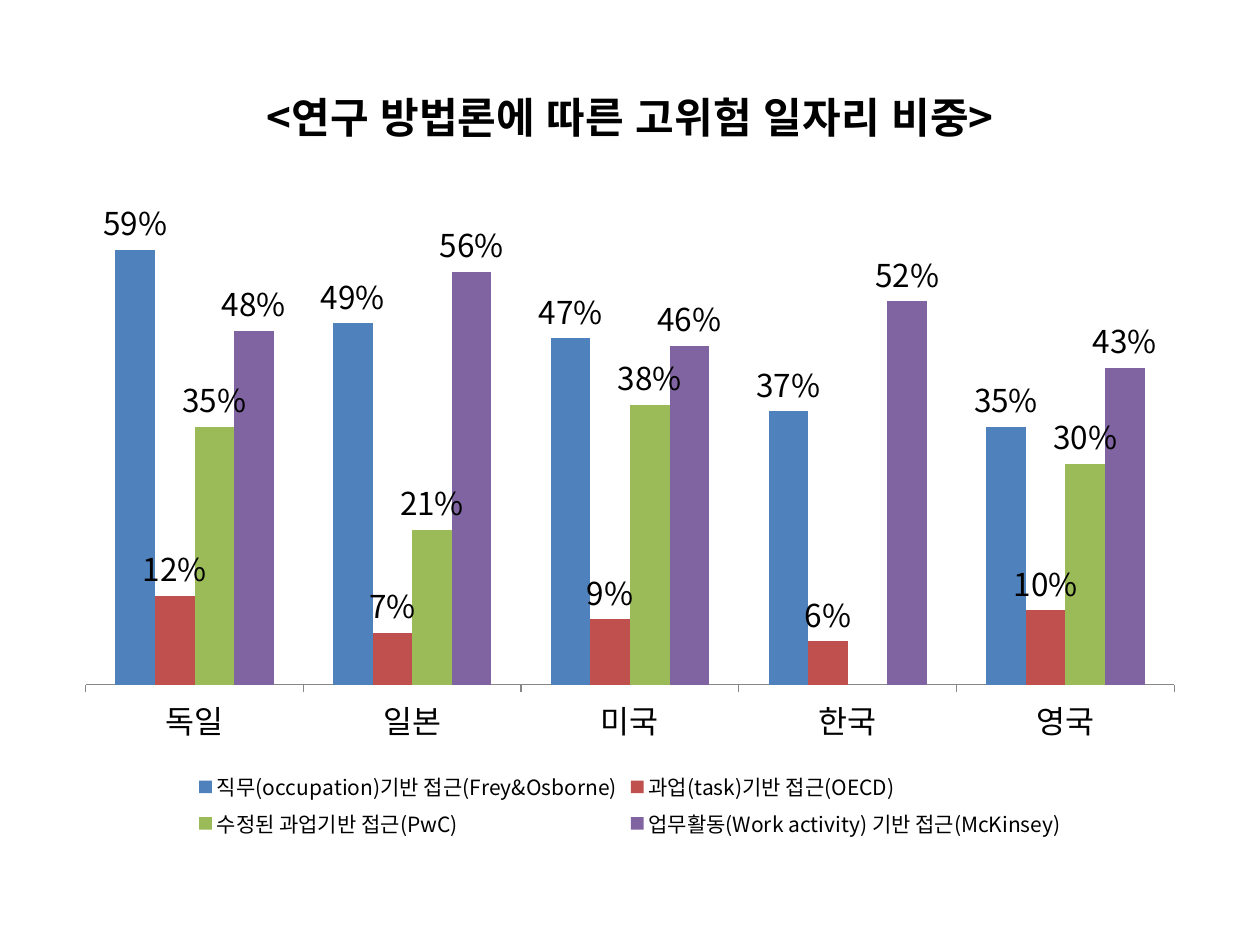
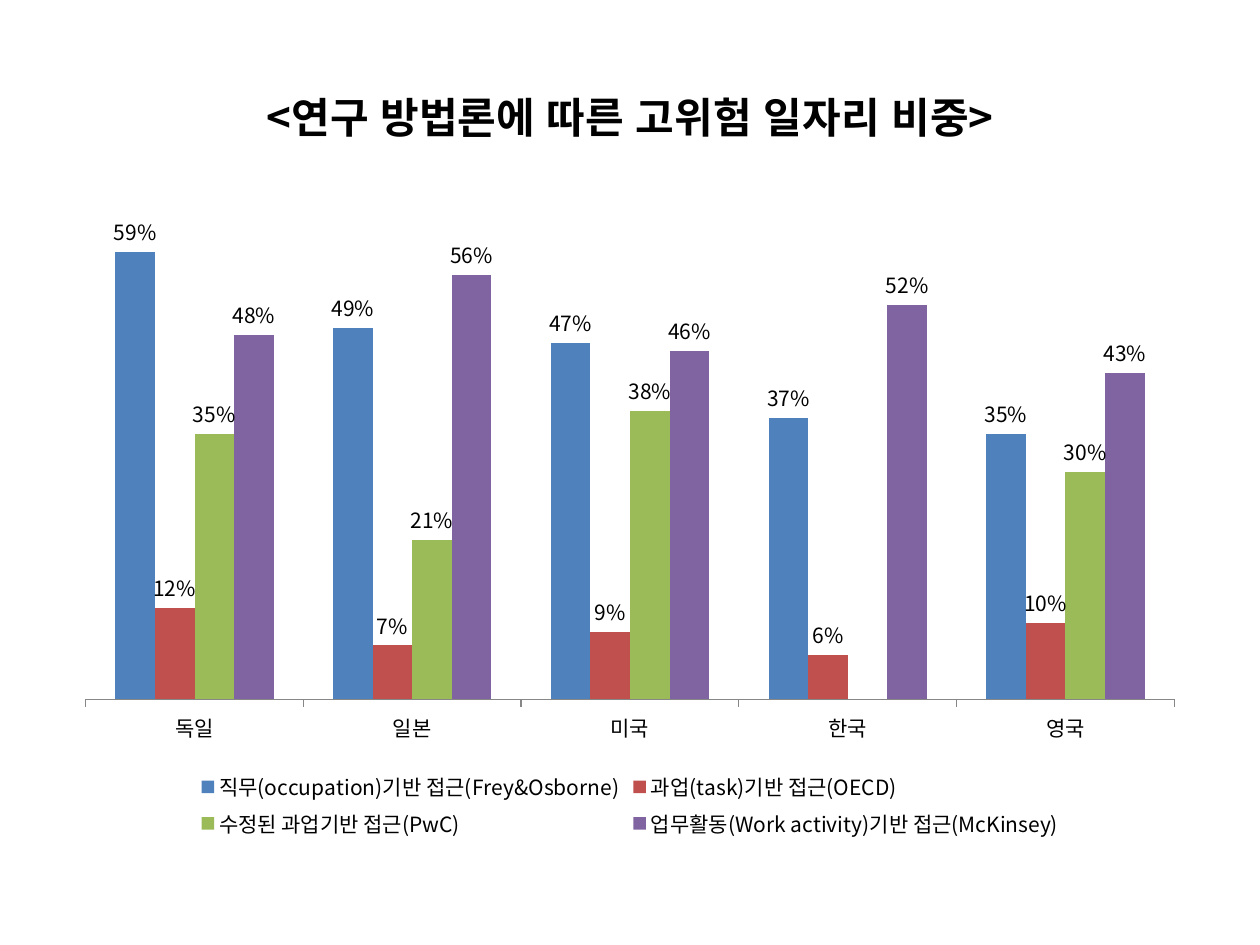
Before and after one commit to externalbrainlab/externalbrainlab.github.io, a slide deck: slide 3 of ppt/차트.pptx (slide 6 before the commit). Drawn at 1260x945 pixels with LibreOffice and Linux fonts; fonts in the diff are those of the drawing. Boxes give left, top, right and bottom in pixels: in the first picture for what was removed or moved away, otherwise in the second. Text is boxed around its words. In the diff, an @@ line names an element or a change of style, - is before the commit and + after.

```diff
--- a/ppt/차트.pptx
+++ b/ppt/차트.pptx
@@ column chart at (63,155,1197,844) @@
-업무활동(Work activity) 기반 접근(McKinsey): 0.48, 0.56, 0.46, 0.52, 0.43
+업무활동(Work activity)기반 접근(McKinsey): 0.48, 0.56, 0.46, 0.52, 0.43
@@ legend changed @@
@@ lettering changed @@
```
Also in this commit, not shown: 4 slides added, 6 other files.
